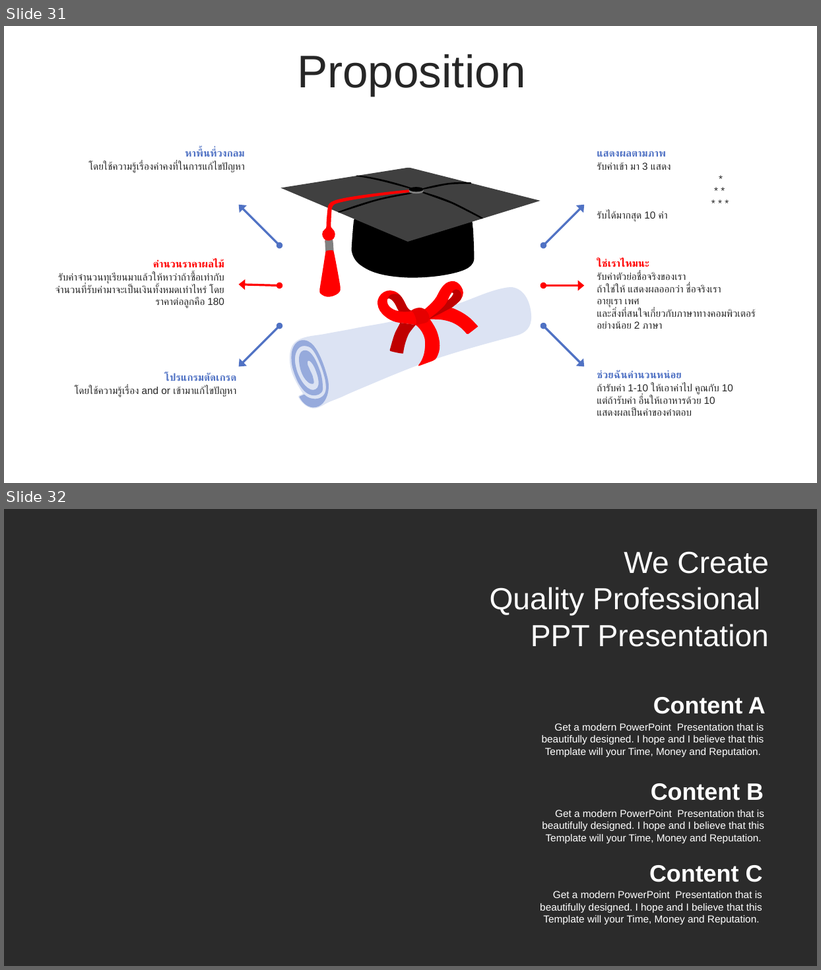
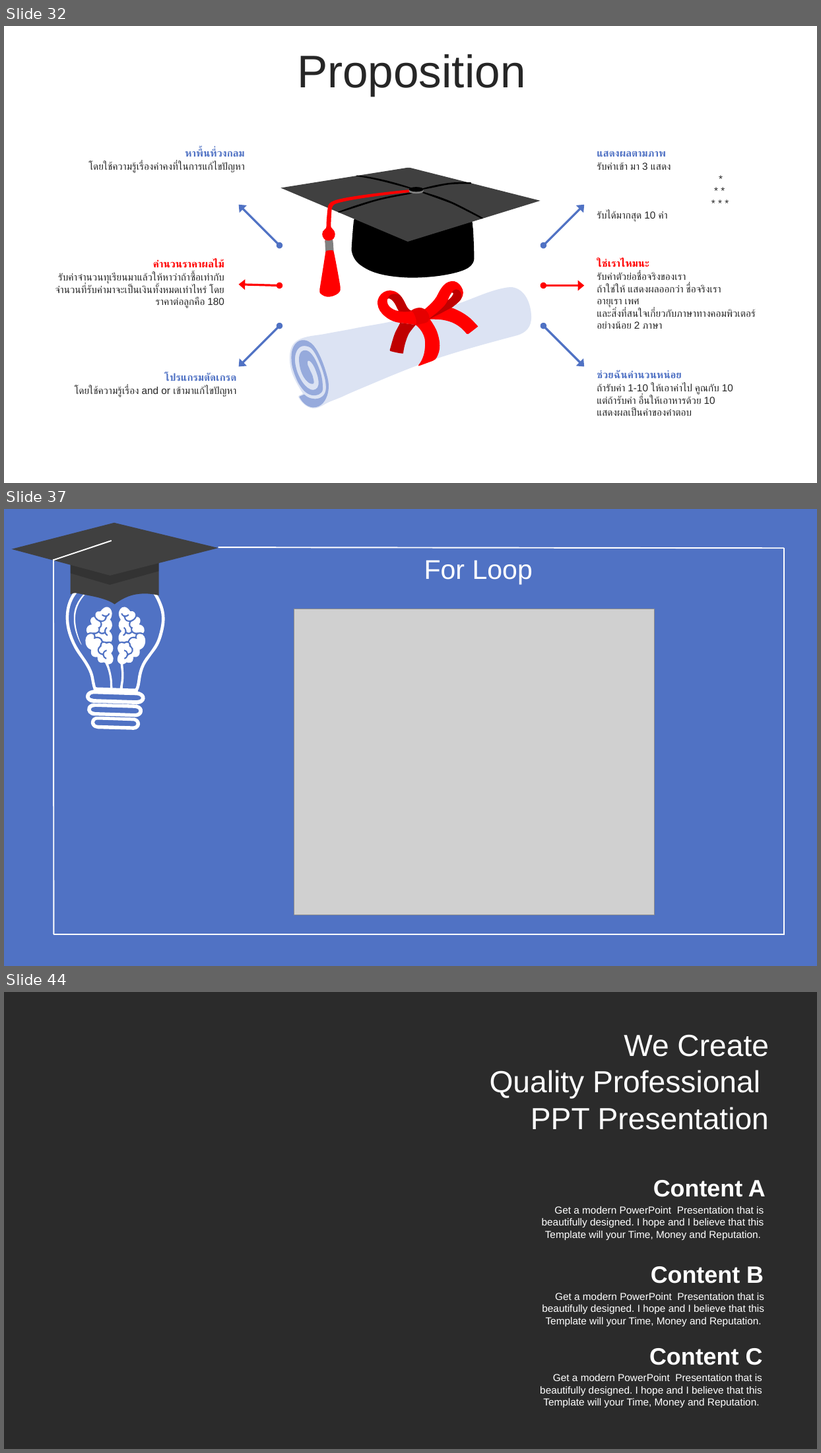
Before and after one commit to WatcharapolxFa/SolveProblemsIn-C-Language, a slide deck: LearnC/C.pptx. Shown one above the other, each under a label of ours: slides 31 and 32 before the commit, slides 32, 37 and 44 after it; the slides between them are not shown. The pictures are 821x970 and 821x1453 pixels, drawn with LibreOffice and Linux fonts; fonts in the diff are those of the drawing; grey boxes stand for pictures; background and template pictures are left out; a plain dark background stands for a picture behind light text. Boxes give left, top, right and bottom in pixels: in the first picture for what was removed or moved away, otherwise in the second. Text is boxed around its words. In the diff, an @@ line names an element or a change of style, - is before the commit and + after.

```diff
--- a/LearnC/C.pptx
+++ b/LearnC/C.pptx
@@ slide 37 added at (x1=4, y1=509, x2=817, y2=966), background #5072C4 @@
@@ line added from (784, 548) to (218, 547), #FFFFFF 1.5 pt @@
@@ line added from (784, 548) to (784, 935), #FFFFFF 1.5 pt @@
@@ group added at (x1=11, y1=522, x2=218, y2=935): 3 freeform shapes, 2 lines @@
@@ text added at (x1=424, y1=560, x2=533, y2=584), 32 pt, text #FFFFFF @@
+For Loop
@@ freeform shape added at (x1=65, y1=570, x2=164, y2=730), fill #FFFFFF @@
@@ freeform shape added at (x1=77, y1=601, x2=151, y2=693), fill #FFFFFF @@
@@ picture added at (x1=294, y1=609, x2=654, y2=916) @@
@@ line added from (784, 935) to (54, 935), #FFFFFF 1.5 pt @@
@@ what was slide 31 is now slide 32 @@
@@ what was slide 32 is now slide 44 @@
```
Also in this commit, not shown: 11 other slides added, 5 other files.
